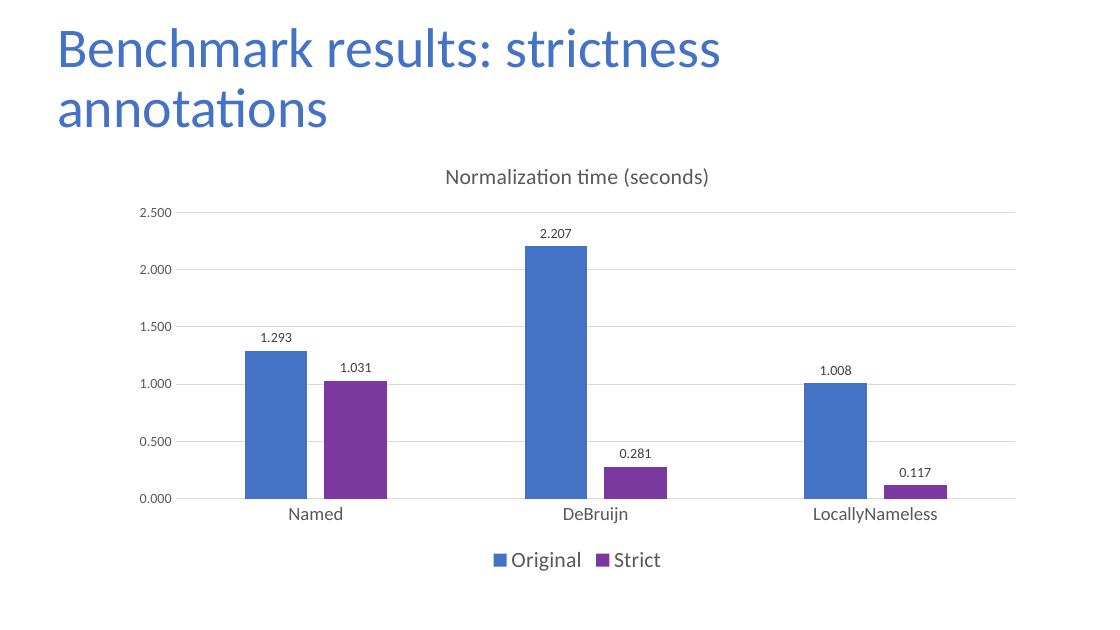
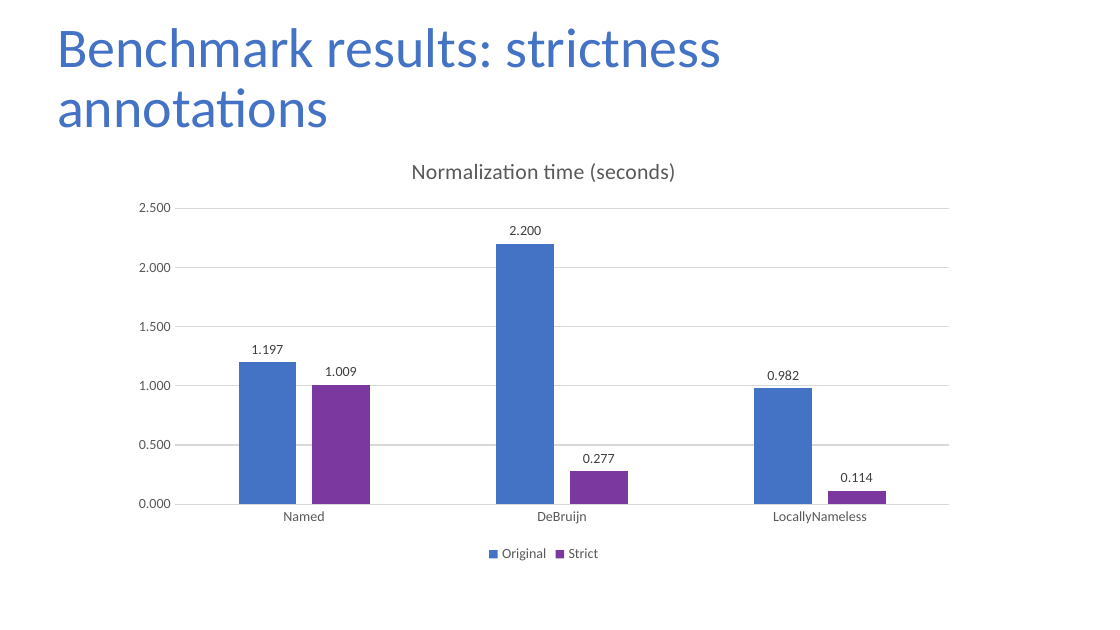
Before and after one commit to sweirich/lambda-n-ways, a slide deck: slide 20 of ifl-2021.pptx. Drawn at 1120x630 pixels with LibreOffice and Linux fonts; fonts in the diff are those of the drawing. Boxes give left, top, right and bottom in pixels: in the first picture for what was removed or moved away, otherwise in the second. Text is boxed around its words. In the diff, an @@ line names an element or a change of style, - is before the commit and + after.

```diff
--- a/ifl-2021.pptx
+++ b/ifl-2021.pptx
@@ column chart at bbox=[122, 139, 965, 567] @@
@@ Original, Named: 1.293 to 1.197 @@
@@ Original, DeBruijn: 2.207 to 2.2 @@
@@ Original, LocallyNameless: 1.008 to 0.982 @@
@@ Strict, Named: 1.031 to 1.009 @@
@@ Strict, DeBruijn: 0.281 to 0.277 @@
@@ Strict, LocallyNameless: 0.117 to 0.114 @@
@@ legend changed @@
@@ category axis changed @@
@@ column chart: place and size @@
-column chart at bbox=[121, 142, 1033, 578]
+column chart at bbox=[122, 139, 965, 567]
```
Also in this commit, not shown: 4 other slides changed, 47 slides removed, 9 other files.
